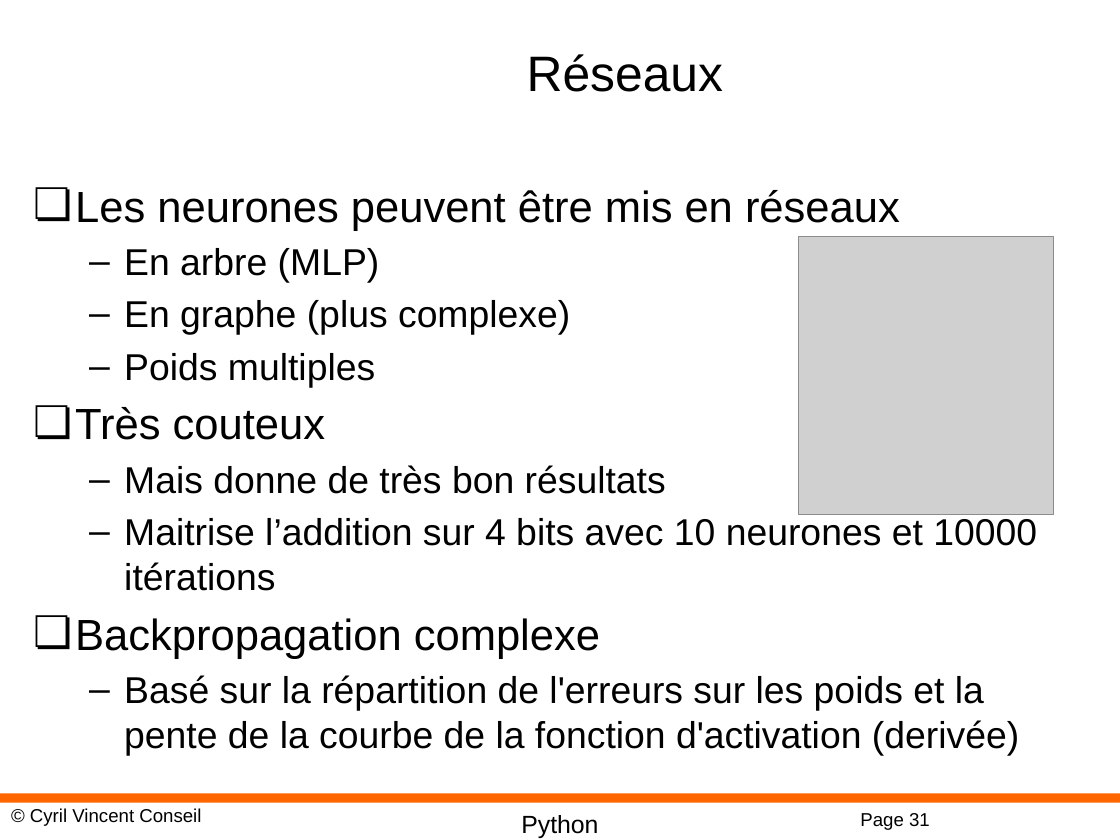
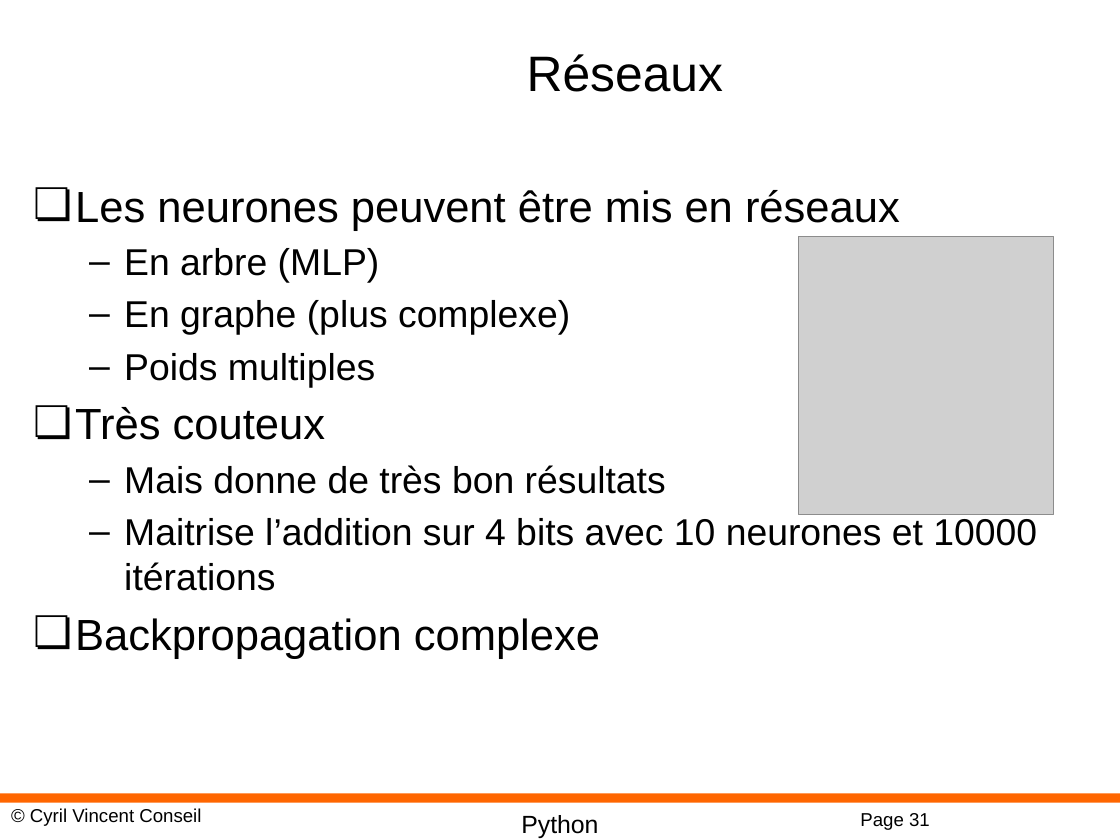
Before and after one commit to cyrilvincent/ML, a slide deck: slide 31 of PPT/MachineLearning01-Intro.pptx. Drawn at 1120x840 pixels with LibreOffice and Linux fonts; fonts in the diff are those of the drawing; grey boxes stand for pictures; background and template pictures are left out. Boxes give left, top, right and bottom in pixels: in the first picture for what was removed or moved away, otherwise in the second. Text is boxed around its words. In the diff, an @@ line names an element or a change of style, - is before the commit and + after.

Commit message:
Skema 0/3

```diff
--- a/PPT/MachineLearning01-Intro.pptx
+++ b/PPT/MachineLearning01-Intro.pptx
@@ text at (x1=124, y1=675, x2=1019, y2=756): paragraph removed @@
-  – Basé sur la répartition de l'erreurs sur les poids et la pente de la courbe de la fonction d'activation (derivée)
```
